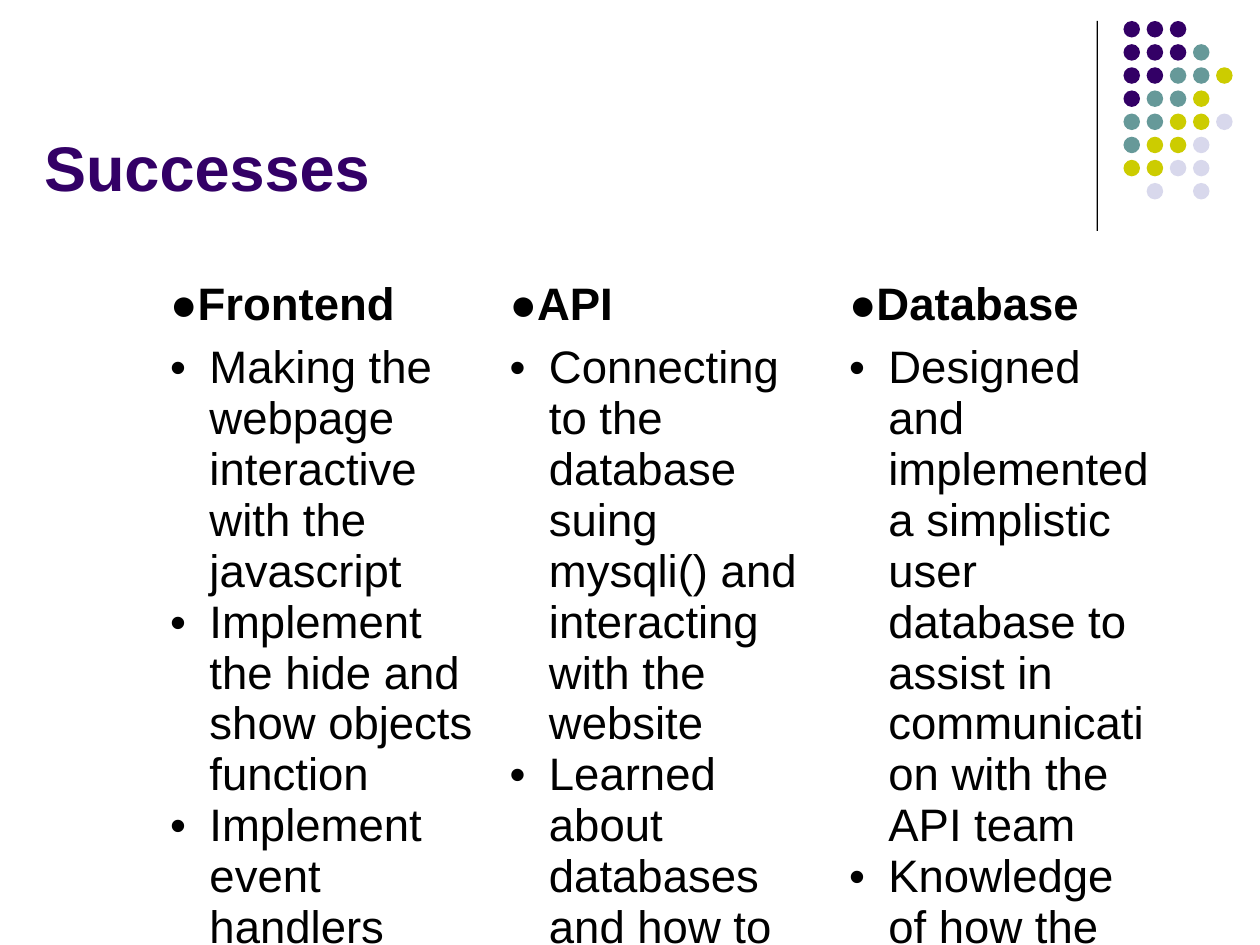
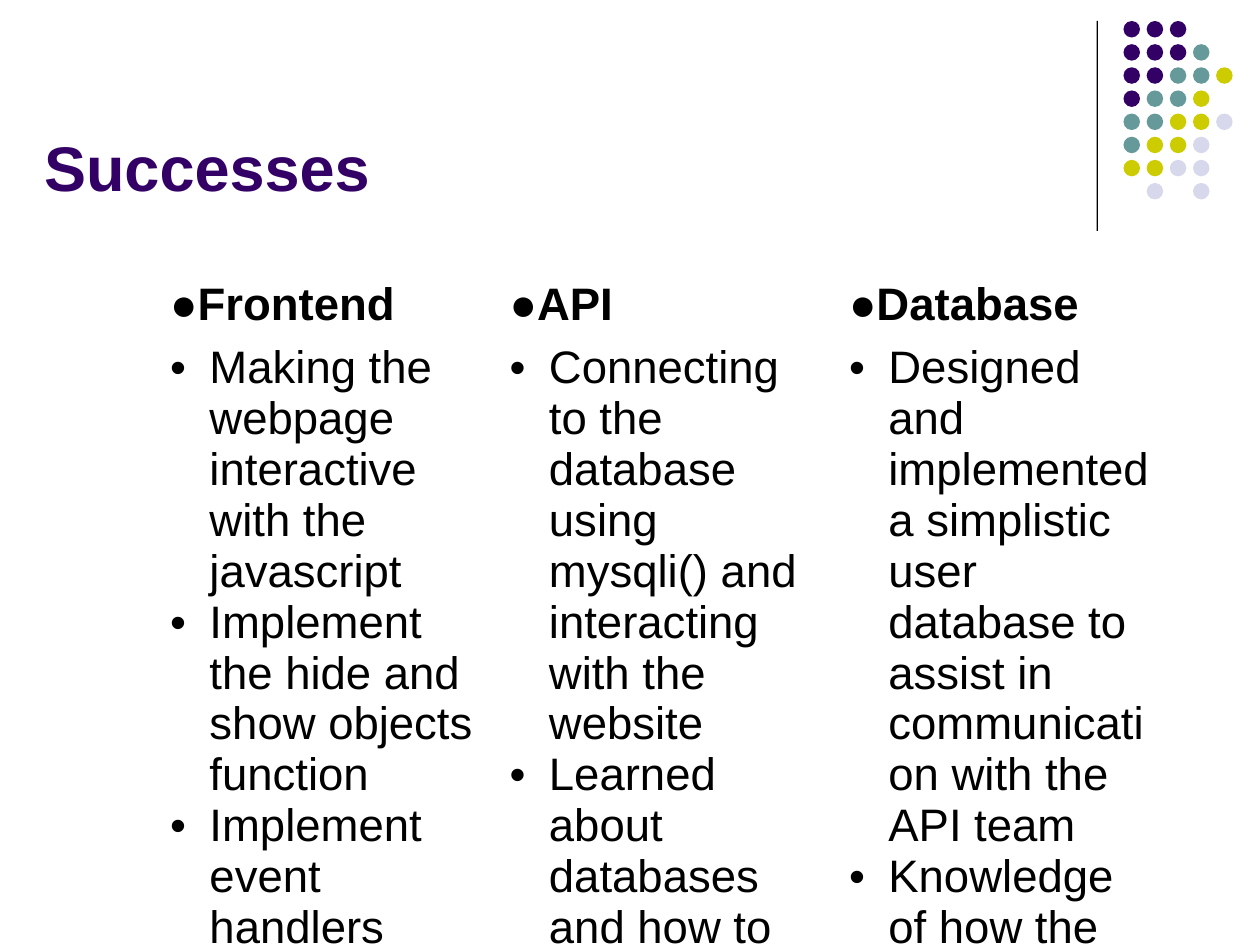
Before and after one commit to SudoKudo/P.O.O.P-Small-Project, a slide deck: slide 9 of Presentation/Small Project - Contact Manager Group 13.pptx. Drawn at 1260x945 pixels with LibreOffice and Linux fonts; fonts in the diff are those of the drawing. Boxes give left, top, right and bottom in pixels: in the first picture for what was removed or moved away, otherwise in the second. Text is boxed around its words. In the diff, an @@ line names an element or a change of style, - is before the commit and + after.

Commit message:
Add files via upload
Edits to Powerpoint

```diff
--- a/Presentation/Small Project - Contact Manager Group 13.pptx
+++ b/Presentation/Small Project - Contact Manager Group 13.pptx
@@ table at box(158, 273, 1174, 945) @@
-row 2, column 2: Connecting to the database suing mysqli() and interacting with the website / Learned about databases and how to use json conversion to communication with the frontend and backend
+row 2, column 2: Connecting to the database using mysqli() and interacting with the website / Learned about databases and how to use json conversion to communication with the frontend and backend
```
